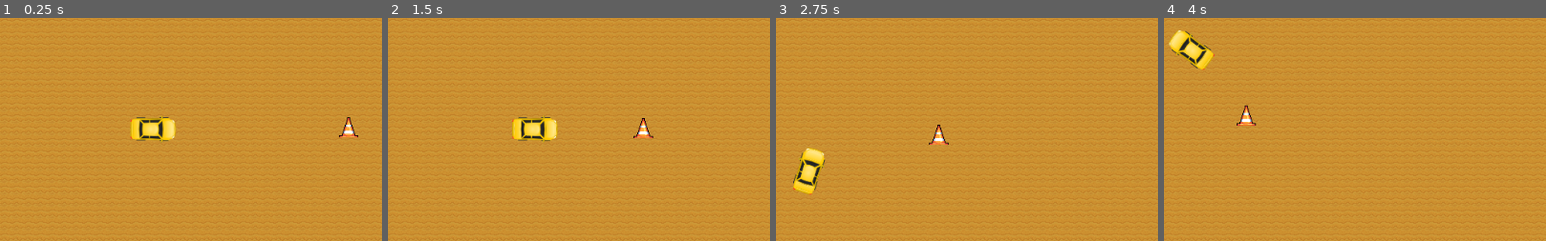
Above: before the commit, frames 1-4 (left to right).
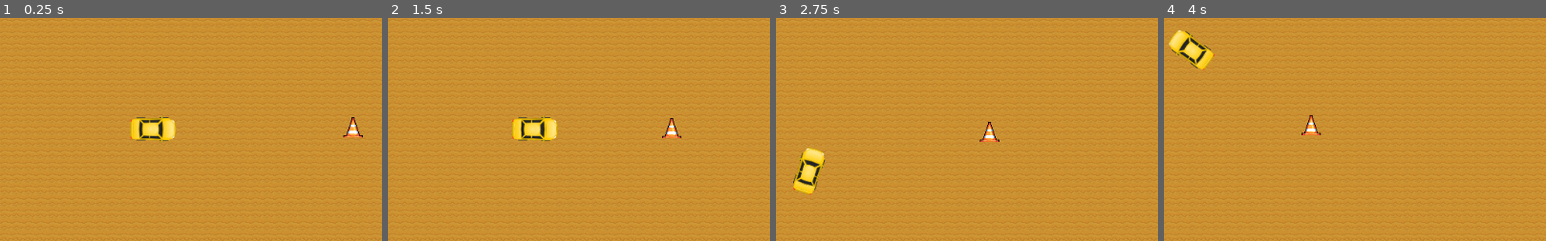
Above: after the commit, the same moments.

Repository: sandroscosta/uevora-derby-or-die-game
Game: Godot game, scene res://Game.tscn
Same seed, same stepped clock (60 frames per second), same inputs: the game is played once before the commit and once after it.
Inputs:
- Up to frame 1 (0.25 s): no input
- Up to frame 2 (1.5 s): hold Right (ui_right) 0.53-1.28 s; hold Down (ui_down) from 1.28 s (still down)
- Up to frame 3 (2.75 s): release Down (ui_down) at 2.03 s; hold Right (ui_right) from 2.03 s (still down)
- Up to frame 4 (4 s): release Right (ui_right) at 2.78 s; hold Up (ui_up) 2.78-3.53 s; hold Left (ui_left) from 3.53 s (still down)
The pictures show only the part of the screen within x 27-77%, y 36-86%; the shares and areas given below are measured in that part.

The runs differ from the first frame. In frame 1, 0.3% of the frame differs, in the area x 88-95%, y 44-54%; in frame 2, 0.5%; in frame 3, 0.5%; in frame 4, 0.5%, in the area x 19-42%, y 38-53%.

Commit message:
feat: add simple AI to basic enemy

Diff:
--- a/src/EnemyCone.gd
+++ b/src/EnemyCone.gd
@@ -3,7 +3,7 @@
 export var health:= 10.0
 export var damage:= 1.0
 
-var speed:= 100.0
+var speed:= 75.0
 var velocity:= Vector2.ZERO
 
 onready var player = get_tree().get_nodes_in_group("player")[0]
@@ -12,5 +12,4 @@
 	var direction = global_position.direction_to(player.global_position)
 
 	velocity = direction * speed
-
 	move_and_slide(velocity)
--- a/src/EnemyCone.tscn
+++ b/src/EnemyCone.tscn
@@ -7,7 +7,7 @@
 radius = 9.0
 height = 6.0
 
-[node name="Cone" type="KinematicBody2D"]
+[node name="Cone" type="KinematicBody2D" groups=["enemy"]]
 script = ExtResource( 2 )
 __meta__ = {
 "_edit_group_": true
--- a/src/Player.gd
+++ b/src/Player.gd
@@ -30,7 +30,9 @@
 			var collision = get_slide_collision(i)
 			var body = collision.collider
 			if body.is_in_group("enemy"):
-				print("BOOM ", body.name)
+				if health != 0:
+					health -= body.damage
+				print("BOOM ", health)
 
 func apply_friction():
 	if velocity.length() < 5:
